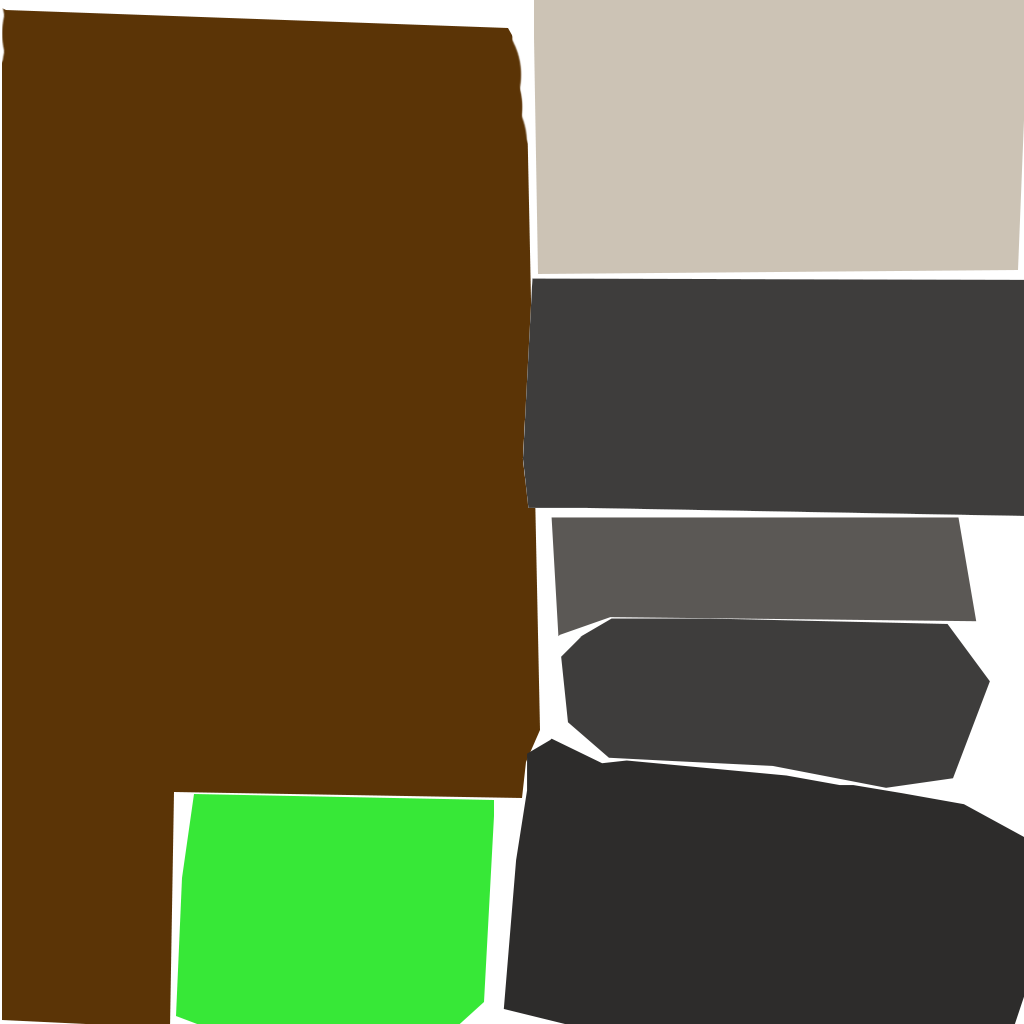
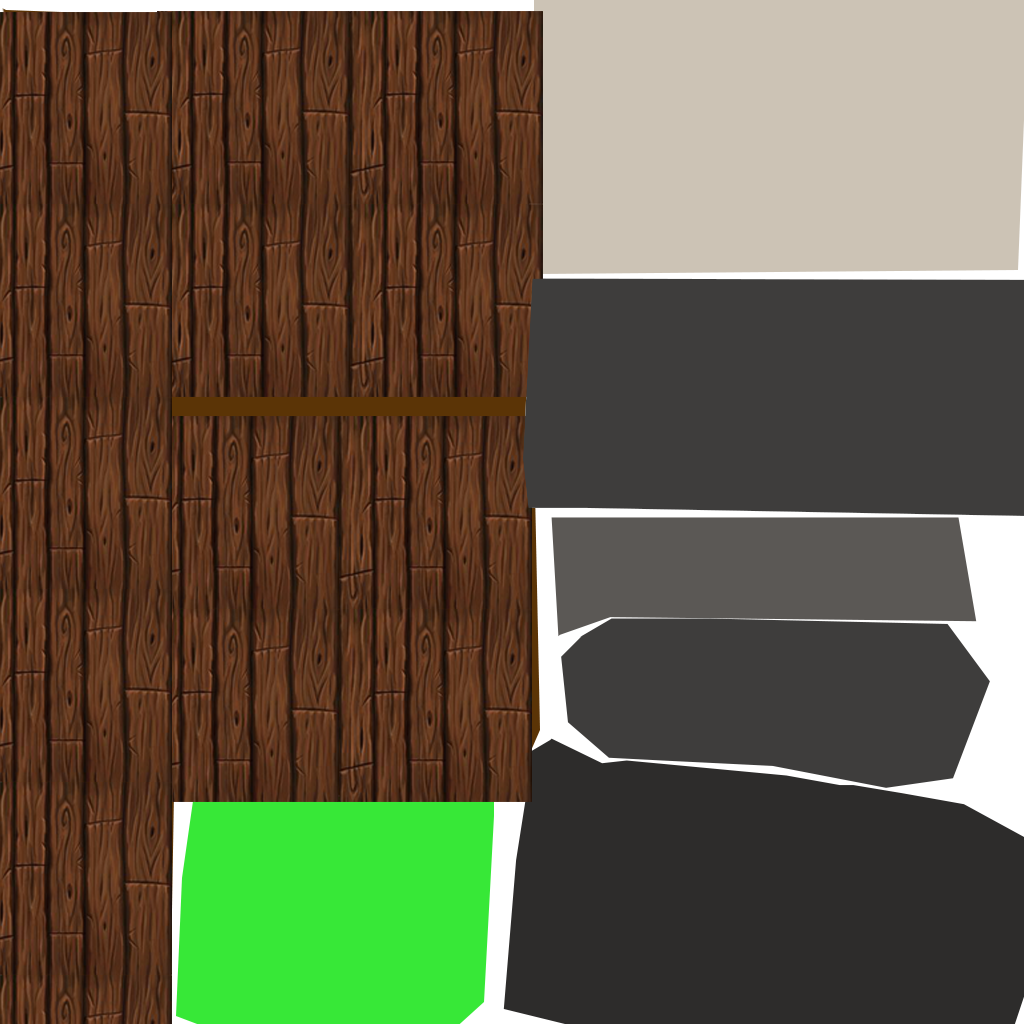
Layers edited between the first and the second 1024 × 1024 image:
moved "Capa 5" above "WoodTexture" over [522, 278, 722, 788]
added layer "WoodTexture" above "Capa 4" over [0, 11, 543, 1024]
